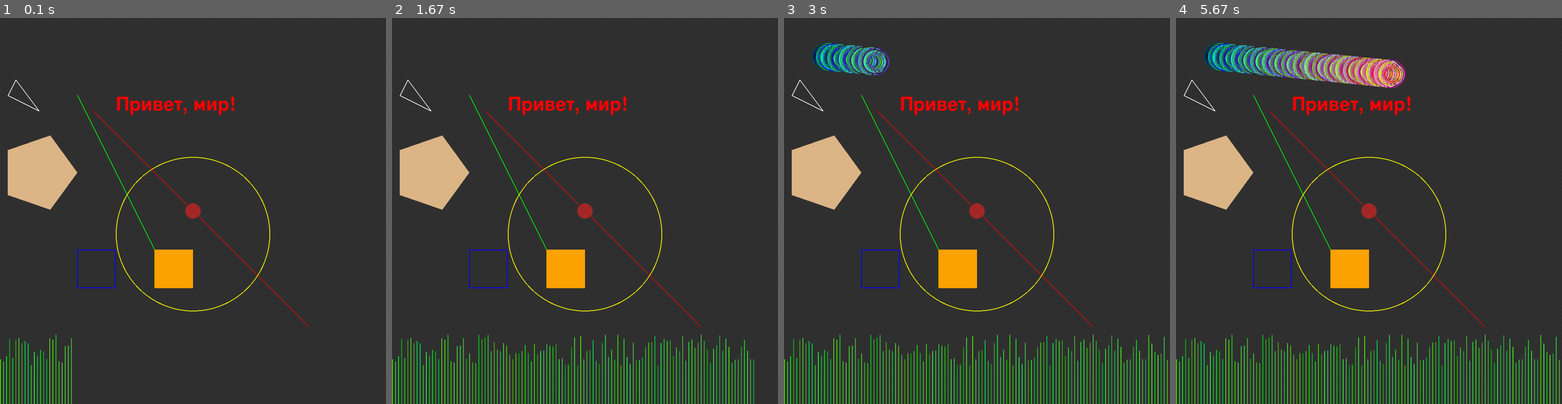
Above: before the commit, frames 1-4 (left to right).
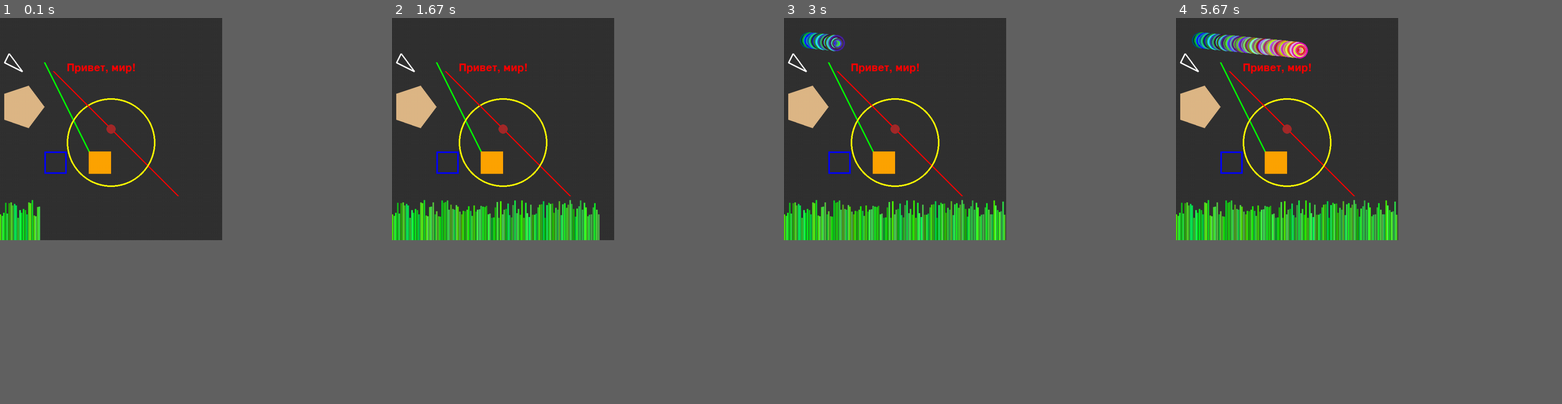
Above: after the commit, the same moments.

Repository: ShashkovS/drawzero
Game: pygame game, started from examples/simple_objects.py
The game is run twice, just before and just after one commit, with the same random seed, the same clock (stepped at 60 frames per second) and the same inputs.
Inputs:
- Up to frame 1 (0.1 s): no input
- Up to frame 2 (1.67 s): no input
- Up to frame 3 (3 s): no input
- Up to frame 4 (5.67 s): no input
In our replay, the window is 900x900 before the commit and 518x518 after it. These sizes can differ from the game's own. Grey fills any space a smaller window leaves; there, only what the larger window draws over its background counts as a difference.

The runs differ from the first frame. In frame 1, 8.6% of the frame differs, in the area x 0-81%, y 9-100%; in frame 2, 16%; in frame 3, 18%; in frame 4, 20%, in the area x 0-100%, y 3-100%.

Commit message:
feat: viewport size is always 1000x1000. Autoscaled

Diff:
--- a/drawzero/__init__.py
+++ b/drawzero/__init__.py
@@ -1,6 +1,6 @@
 """Draw Zero, a zero-boilerplate graphing library for education.
 """
 
-__version__ = '0.0.6'
+__version__ = '0.1.0'
 
 from .drawzero import *
--- a/drawzero/drawzero.py
+++ b/drawzero/drawzero.py
@@ -178,12 +178,12 @@
     """Round a tuple position so it can be used for drawing."""
     if len(pos) != 2 or not isinstance(pos[0], (int, float)) or not isinstance(pos[1], (int, float)):
         raise TypeError(_('Координаты указывайте в виде (x, y), например, (100, 200)'))
-    return int(pos[0] + 0.5), int(pos[1] + 0.5)
+    return int(renderer.surface_size / 1000 * pos[0] + 0.5), int(renderer.surface_size / 1000 * pos[1] + 0.5)
 
 
 def _make_int(num):
     try:
-        return int(num)
+        return int(renderer.surface_size / 1000 * num + 0.5)
     except:
         raise TypeError(_('Здесь нужно целое число, например, 24. `{}` не подходит.'.format(num)))
 
@@ -213,7 +213,8 @@
         raise TypeError(_('Укажите координаты прямоугольника в формате (x, y, w, h), '
                           'где x, y — координаты угла, и w, h — ширина и высота прямоугольника'))
     x, y, w, h = rect
-    return int(x + 0.5), int(y + 0.5), int(w + 0.5), int(h + 0.5)
+    return int(renderer.surface_size / 1000 * x + 0.5), int(renderer.surface_size / 1000 * y + 0.5), \
+           int(renderer.surface_size / 1000 * w + 0.5), int(renderer.surface_size / 1000 * h + 0.5)
 
 
 def _make_points_list(points):
@@ -222,7 +223,7 @@
     tot_cords = _make_flat(points)
     if not all(isinstance(el, (int, float)) for el in tot_cords):
         raise TypeError(_('Координаты многоугольника должны быть целыми или действительными (вида 100 или 100.25)'))
-    cords_it = iter(tot_cords)
+    cords_it = iter(map(lambda x: renderer.surface_size / 1000 * x, tot_cords))
     return list(zip(cords_it, cords_it))
 
 
@@ -300,11 +301,6 @@
     parms = image, _make_pos(pos)
     print(_SECRET_PRINT, 'blit', parms)
     renderer.draw_blit(*parms)
-
-
-def window(width=1000, height=1000):
-    """Resize window."""
-    renderer.draw_resize(_make_int(width), _make_int(height))
 
 
 ################################################################################
--- a/drawzero/renderer.py
+++ b/drawzero/renderer.py
@@ -1,12 +1,19 @@
 import atexit
 import sys
+import ctypes
+import os
 from typing import Tuple, List, Union
 
 import pygame
+import pygame.locals
 
 Pt = Tuple[int, int]
 Clr = Tuple[int, int, int]
 Rect = Tuple[int, int, int, int]
+
+_fps = pygame.time.Clock()
+_fonts = {}
+_dft_wid = 4
 
 if __name__ == '__main__':
     print("You shouldn't need run this module directly")
@@ -81,12 +88,22 @@
     pygame.display.update()
 
 
-def draw_blit(image, pos):
+def draw_blit(image: str, pos: Pt):
     """Draw the image to the screen at the given position."""
     EXTNS = ['png', 'gif', 'jpg', 'jpeg', 'bmp']
     TYPE = 'image'
     path = image
     _surface.blit(pygame.image.load(path).convert_alpha(), pos)
+    pygame.display.update()
+
+
+def _resize(nw: int, nh: int):
+    print('resize')
+    global _surface, surface_size
+    surface_size = min(nw, nh)
+    scaled = pygame.transform.smoothscale(_surface, (surface_size, surface_size))
+    _surface = pygame.display.set_mode((surface_size, surface_size), pygame.locals.RESIZABLE)
+    _surface.blit(scaled, (0, 0))
     pygame.display.update()
 
 
@@ -97,9 +114,12 @@
     except pygame.error:
         pygame.quit()
         sys.exit()
-    if any(event.type == pygame.QUIT for event in events):
-        pygame.quit()
-        sys.exit()
+    for event in events:
+        if event.type == pygame.QUIT:
+            pygame.quit()
+            sys.exit()
+        elif event.type == pygame.VIDEORESIZE:
+            _resize(event.w, event.h)
 
 
 def draw_sleep(t: Union[int, float]):
@@ -119,16 +139,21 @@
 
 
 def _init_surface():
-    SCREEN_SIZE = (1000, 1000)
+    if os.name == 'nt':
+        # need to get screen size with scale factor for HDPI
+        ctypes.windll.user32.SetProcessDPIAware()
     pygame.init()
-    _pygame_surface = pygame.display.set_mode(SCREEN_SIZE)
-    _pygame_surface.fill((0, 0, 0))
+    info = pygame.display.Info()
+    w, h = info.current_w, info.current_h
+    surface_size = 4 * min(w, h) // 5
+    # set window position
+    os.environ['SDL_VIDEO_WINDOW_POS'] = "{},{}".format((w - surface_size) // 2, (h - surface_size) // 2)
+    _surface = pygame.display.set_mode((surface_size, surface_size), pygame.locals.RESIZABLE)
+    _surface.fill((0, 0, 0))
     pygame.display.set_caption('Draw Zero')
-    return _pygame_surface
+    return surface_size, _surface
 
 
-_surface = _init_surface()
-_fps = pygame.time.Clock()
-_fonts = {}
-_dft_wid = 2
+surface_size, _surface = _init_surface()
+
 atexit.register(_draw_go)
--- a/examples/simple_objects.py
+++ b/examples/simple_objects.py
@@ -4,8 +4,9 @@
 
 clear()
 
+rect('red', 50, 50, 900, 900)
+
 fill((50, 50, 50))
-# blit('test1', (0,0))
 
 line('red', (400, 400), (800, 800))
 line('green', (200, 200), (400, 600))
--- a/setup.py
+++ b/setup.py
@@ -108,6 +108,7 @@
         'Programming Language :: Python :: 3',
         'Programming Language :: Python :: 3.6',
         'Programming Language :: Python :: 3.7',
+        'Programming Language :: Python :: 3.8',
         'Programming Language :: Python :: Implementation :: CPython',
         'Topic :: Multimedia :: Graphics',
     ],
Not shown, changed: requirements.txt
